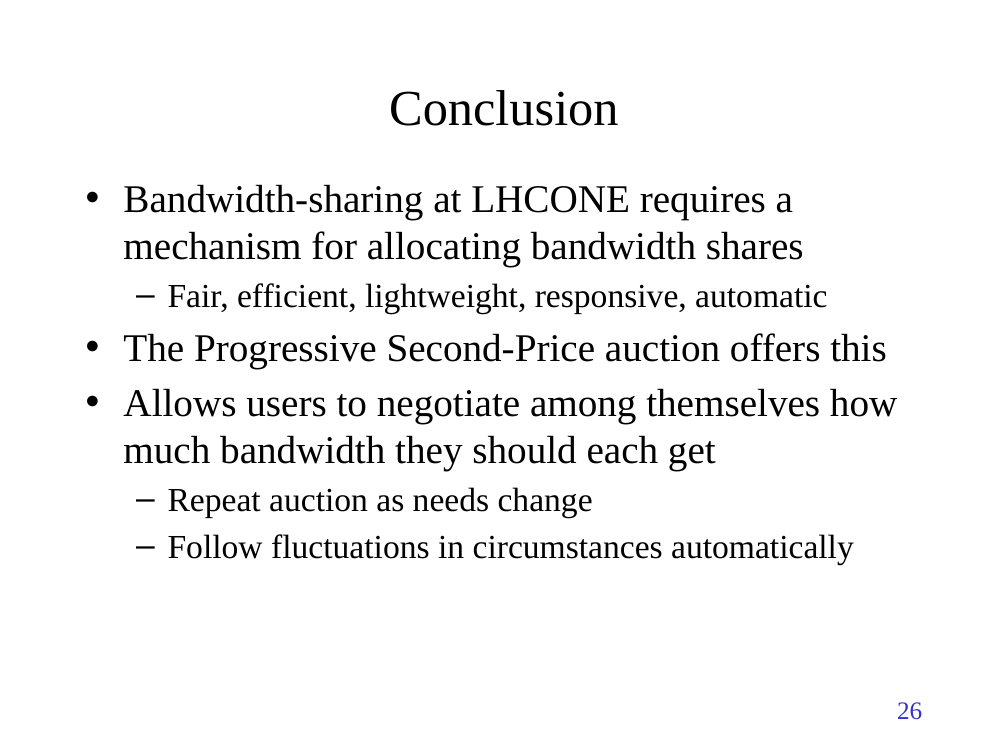
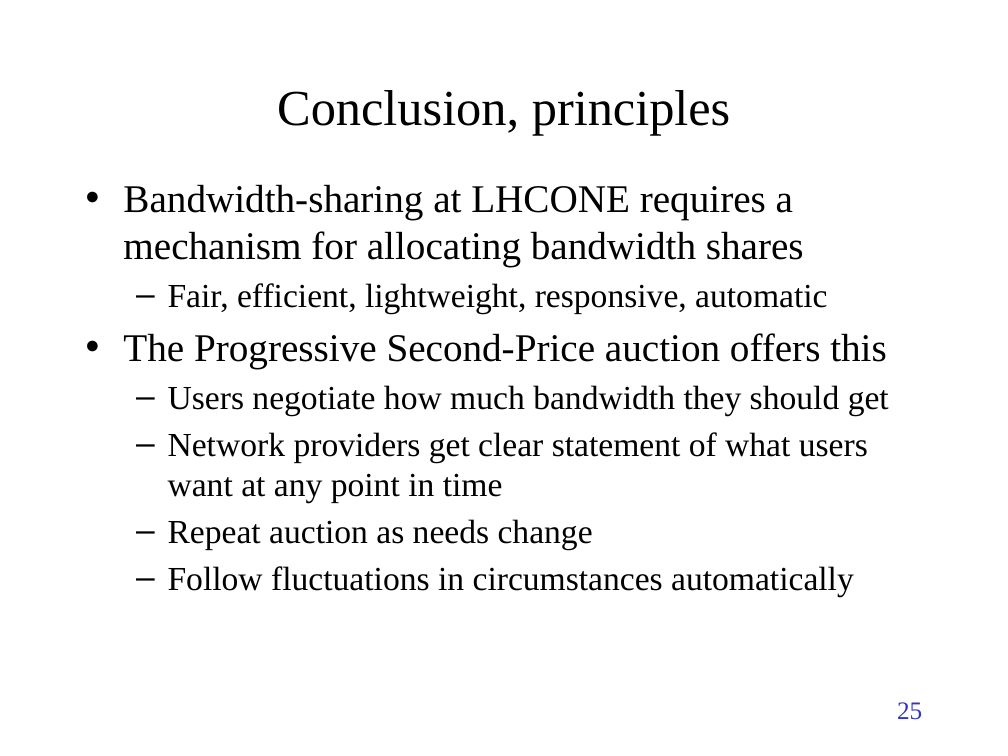
Before and after one commit to TonyWildish/P2P-Auction, a slide deck: slide 25 of Slides/PSP.pptx (slide 26 before the commit). Drawn at 1008x756 pixels with LibreOffice and Linux fonts; fonts in the diff are those of the drawing. Boxes give left, top, right and bottom in pixels: in the first picture for what was removed or moved away, otherwise in the second. Text is boxed around its words. In the diff, an @@ line names an element or a change of style, - is before the commit and + after.

```diff
--- a/Slides/PSP.pptx
+++ b/Slides/PSP.pptx
@@ title at box(277, 90, 731, 135): text changed @@
-Conclusion
+Conclusion, principles
@@ text at box(168, 385, 889, 503): text changed; size 28 to 24 pt @@
-• Allows users to negotiate among themselves how much bandwidth they should each get
+  – Users negotiate how much bandwidth they should get
+  – Network providers get clear statement of what users want at any point in time
@@ page number at box(897, 702, 922, 720): text changed @@
-26
+25
```
Also in this commit, not shown: 10 other slides changed, 7 slides removed.
